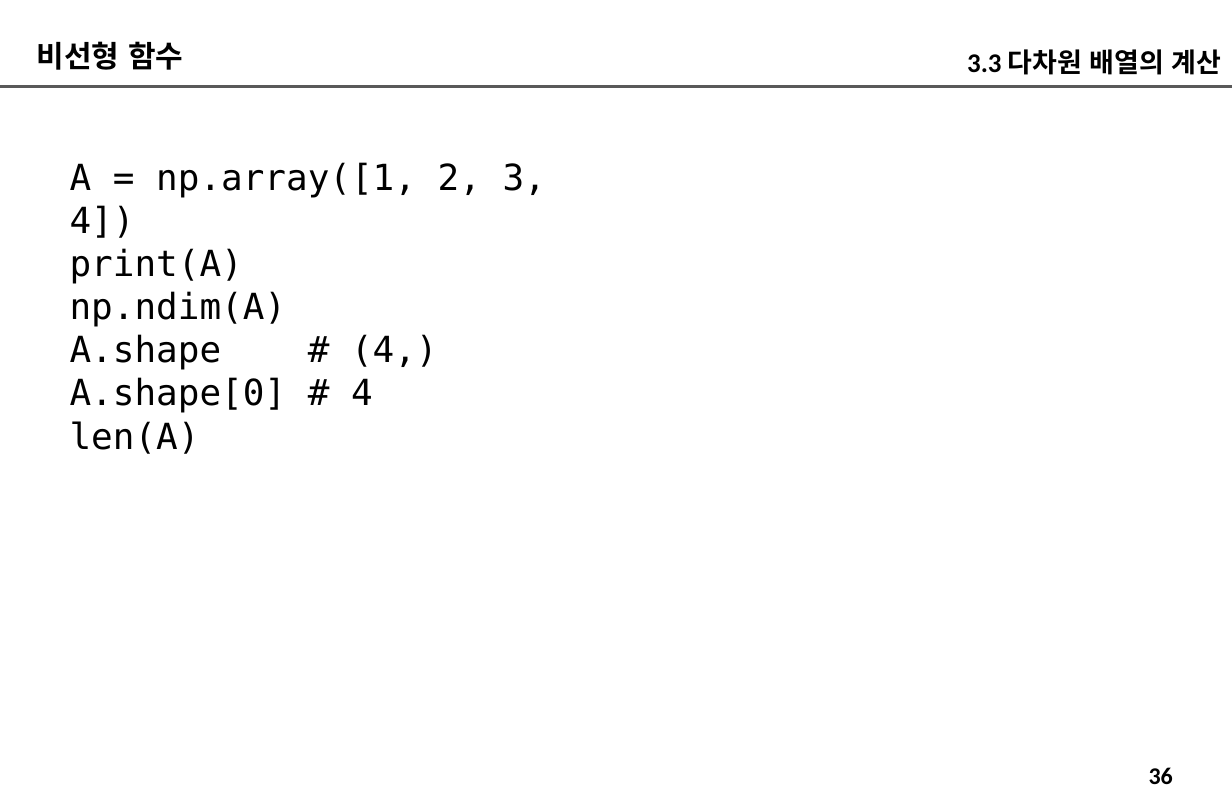
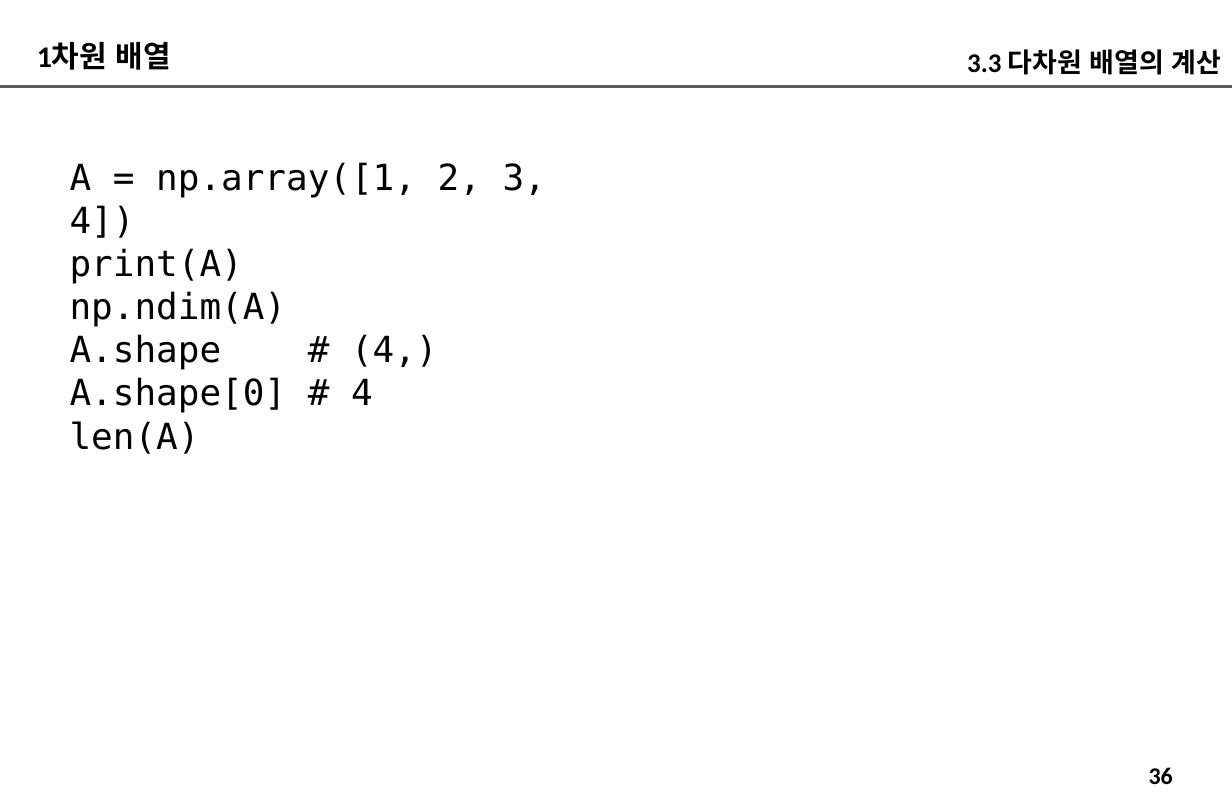
Before and after one commit to imguru-mooc/deep_learning_nlp, a slide deck: slide 36 of 인공지능_자연어처리_2_판서.pptx. Drawn at 1232x809 pixels with LibreOffice and Linux fonts; fonts in the diff are those of the drawing. Boxes give left, top, right and bottom in pixels: in the first picture for what was removed or moved away, otherwise in the second. Text is boxed around its words. In the diff, an @@ line names an element or a change of style, - is before the commit and + after.

```diff
--- a/인공지능_자연어처리_2_판서.pptx
+++ b/인공지능_자연어처리_2_판서.pptx
@@ text at [37,42,171,70]: text changed @@
-비선형 함수
+1차원 배열
```
Also in this commit, not shown: 20 other slides changed.
